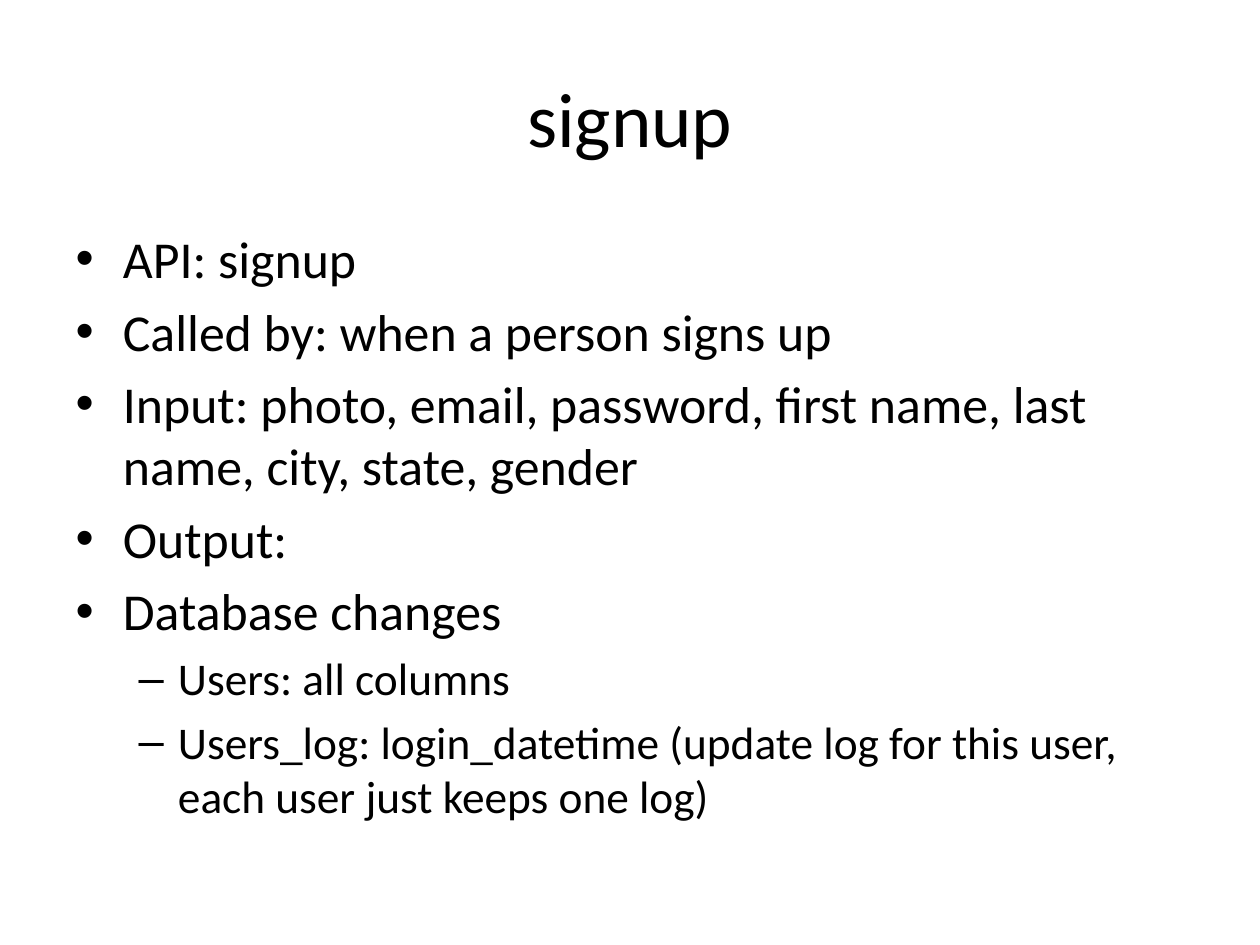
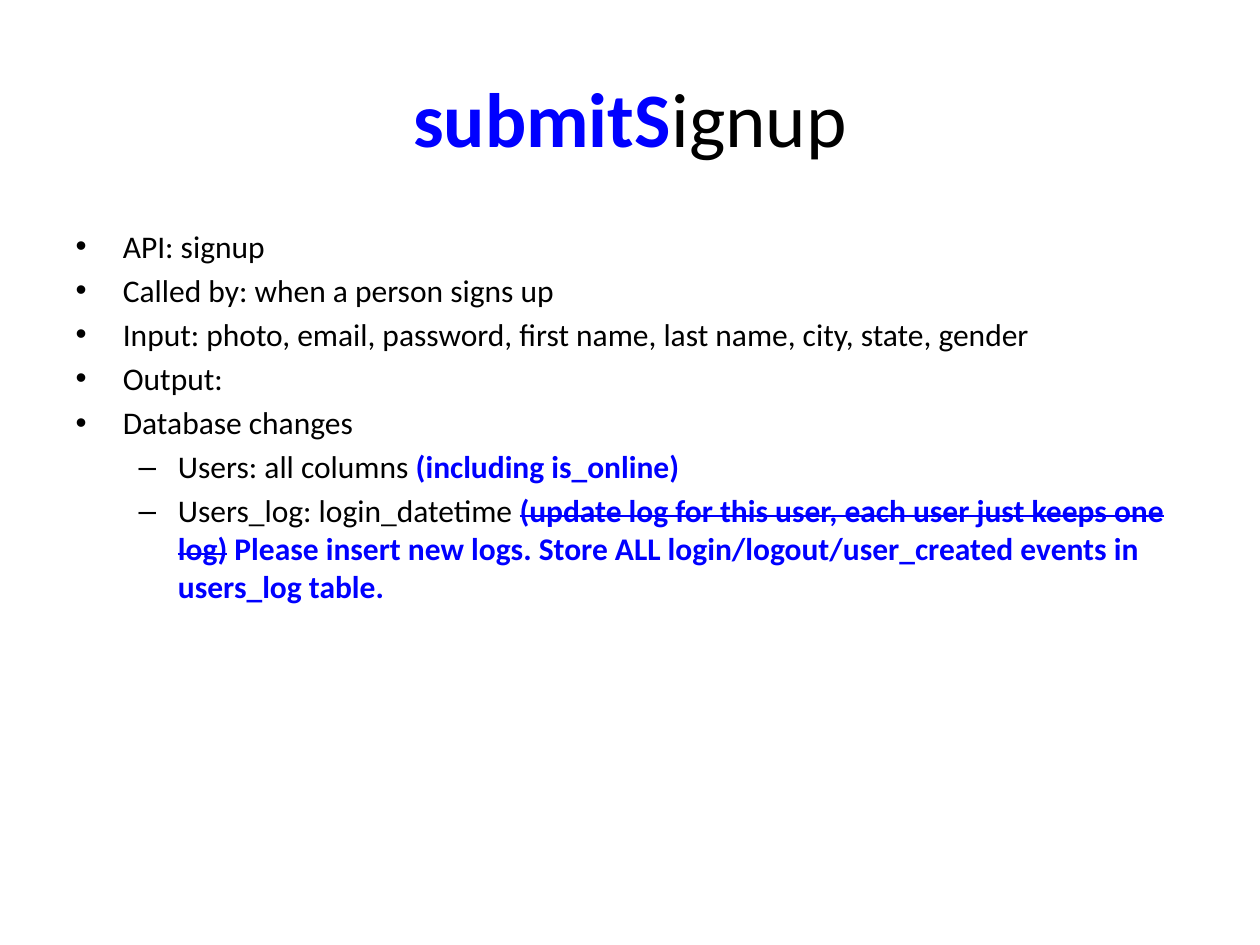
Before and after one commit to catalonia/mob, a slide deck: slide 7 of ws/WS Design Docs/API_Listing.pptx (slide 6 before the commit). Drawn at 1260x945 pixels with LibreOffice and Linux fonts; fonts in the diff are those of the drawing. Boxes give left, top, right and bottom in pixels: in the first picture for what was removed or moved away, otherwise in the second. Text is boxed around its words. In the diff, an @@ line names an element or a change of style, - is before the commit and + after.

```diff
--- a/ws/WS Design Docs/API_Listing.pptx
+++ b/ws/WS Design Docs/API_Listing.pptx
@@ title at bbox=[413, 93, 846, 161]: text changed; text colour #000000 to #0000FF; bold on @@
-signup
+submitSignup
@@ text at bbox=[123, 236, 1029, 440]: size 29.6 to 18 pt in "API: signup", "Called by: when a person signs up", "Input: photo, email, password, first name, last ...", "Output:" and 1 more places; less space between paragraphs @@
@@ text at bbox=[178, 455, 1164, 604]: text changed; size 25.9 to 18 pt; text colour #000000 to #0000FF; bold on @@
-  – Users: all columns
-  – Users_log: login_datetime (update log for this user, each user just keeps one log)
+  – Users: all columns (including is_online)
+  – Users_log: login_datetime (update log for this user, each user just keeps one log) Please insert new logs. Store ALL login/logout/user_created events in users_log table.
```
Also in this commit, not shown: 6 other slides changed, 1 slide added.
